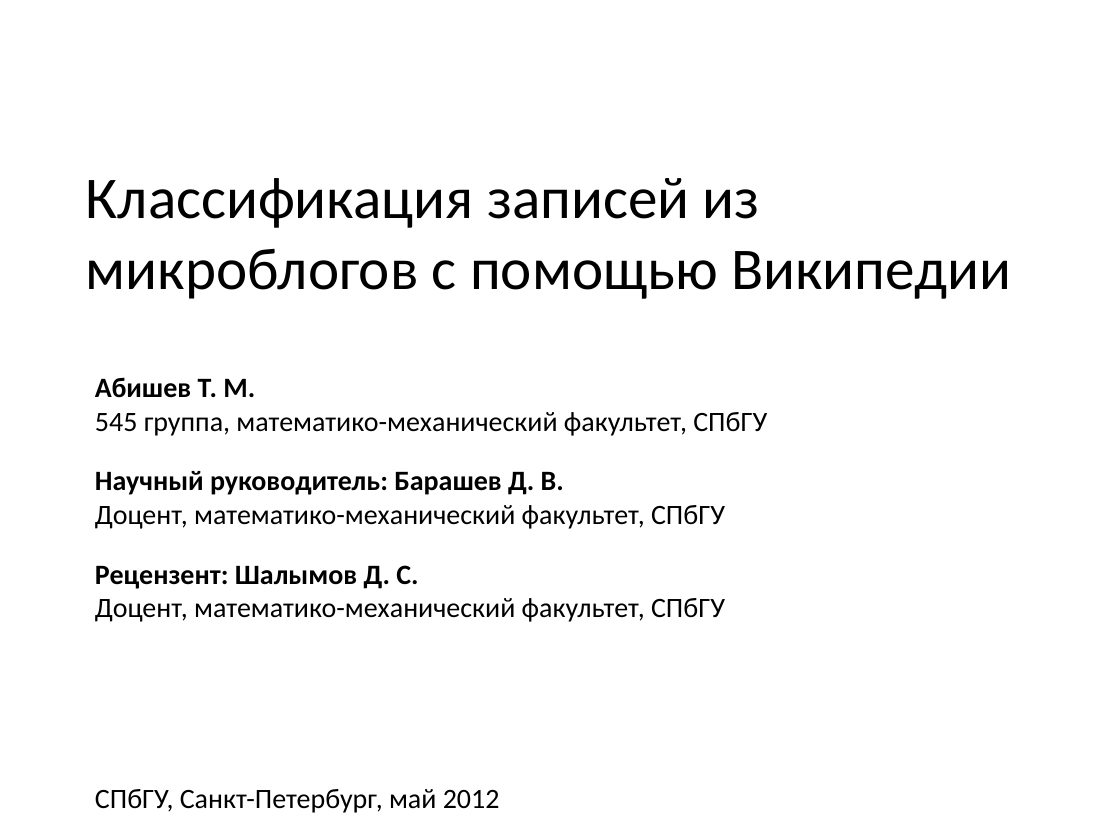
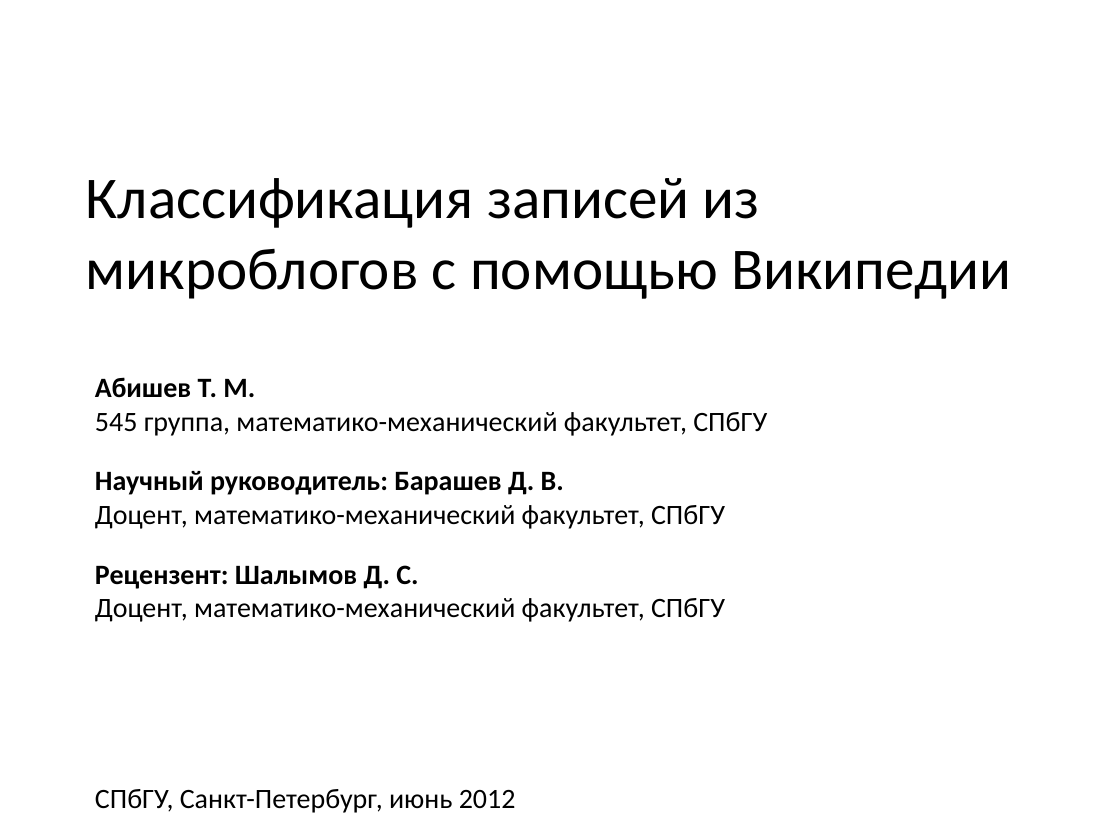
Before and after one commit to ttim/Diploma, a slide deck: slide 1 of docs/slides.pptx. Drawn at 1120x840 pixels with LibreOffice and Linux fonts; fonts in the diff are those of the drawing. Boxes give left, top, right and bottom in pixels: in the first picture for what was removed or moved away, otherwise in the second. Text is boxed around its words. In the diff, an @@ line names an element or a change of style, - is before the commit and + after.

Commit message:
updated date in slides

```diff
--- a/docs/slides.pptx
+++ b/docs/slides.pptx
@@ text at (x1=95, y1=789, x2=516, y2=813): text changed @@
-СПбГУ, Санкт-Петербург, май 2012
+СПбГУ, Санкт-Петербург, июнь 2012
```
Also in this commit, not shown: 1 other file.
